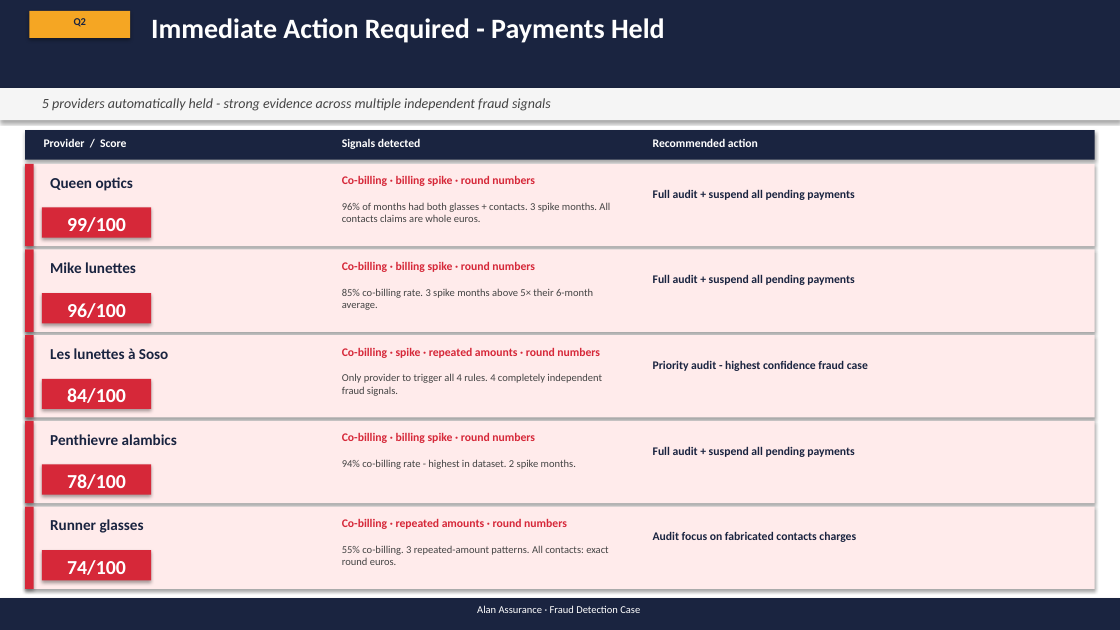
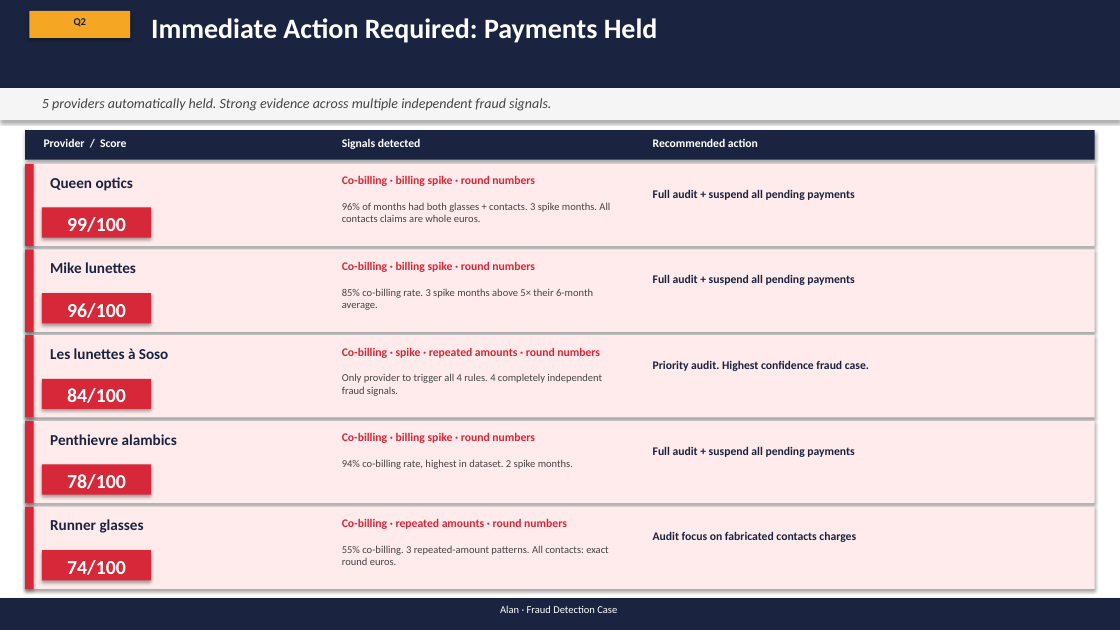
Before and after one commit to MaxwellM34/InsuranceFraudDetection, a slide deck: slide 11 of fraud_ops_presentation_updated.pptx. Drawn at 1120x630 pixels with LibreOffice and Linux fonts; fonts in the diff are those of the drawing. Boxes give left, top, right and bottom in pixels: in the first picture for what was removed or moved away, otherwise in the second. Text is boxed around its words. In the diff, an @@ line names an element or a change of style, - is before the commit and + after.

```diff
--- a/fraud_ops_presentation_updated.pptx
+++ b/fraud_ops_presentation_updated.pptx
@@ text at bbox=[151, 18, 658, 43]: text changed @@
-Immediate Action Required - Payments Held
+Immediate Action Required: Payments Held
@@ text at bbox=[42, 98, 551, 111]: text changed @@
-5 providers automatically held - strong evidence across multiple independent fraud signals
+5 providers automatically held. Strong evidence across multiple independent fraud signals.
@@ text at bbox=[653, 360, 869, 371]: text changed @@
-Priority audit - highest confidence fraud case
+Priority audit. Highest confidence fraud case.
@@ text at bbox=[342, 459, 573, 469]: text changed @@
-94% co-billing rate - highest in dataset. 2 spike months.
+94% co-billing rate, highest in dataset. 2 spike months.
@@ text at bbox=[500, 605, 617, 613]: text changed @@
-Alan Assurance · Fraud Detection Case
+Alan · Fraud Detection Case
```
Also in this commit, not shown: 12 other slides changed, 1 other file.
